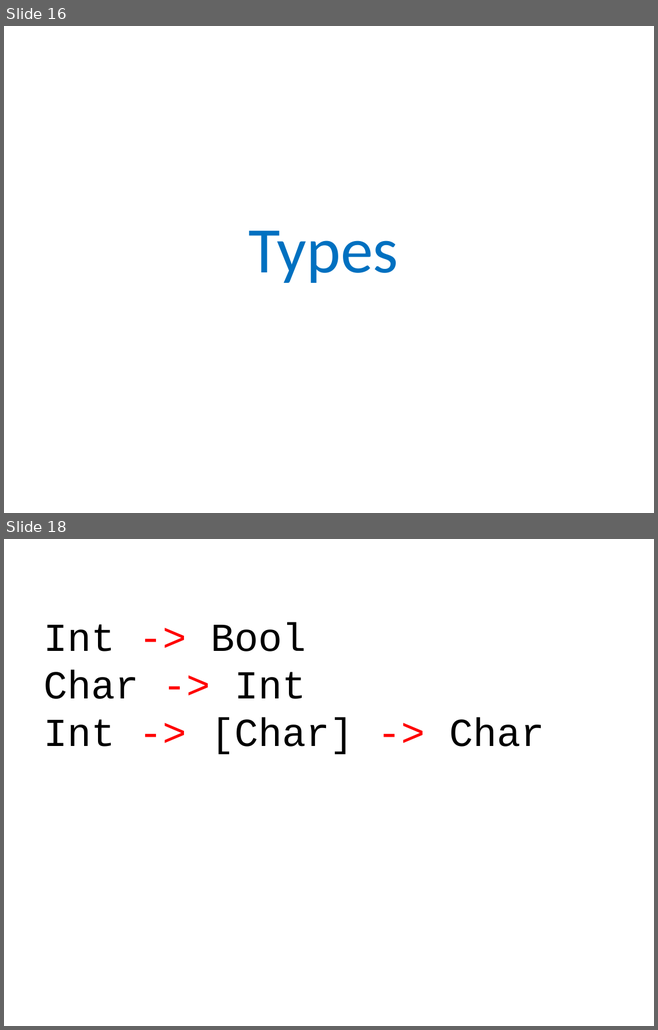
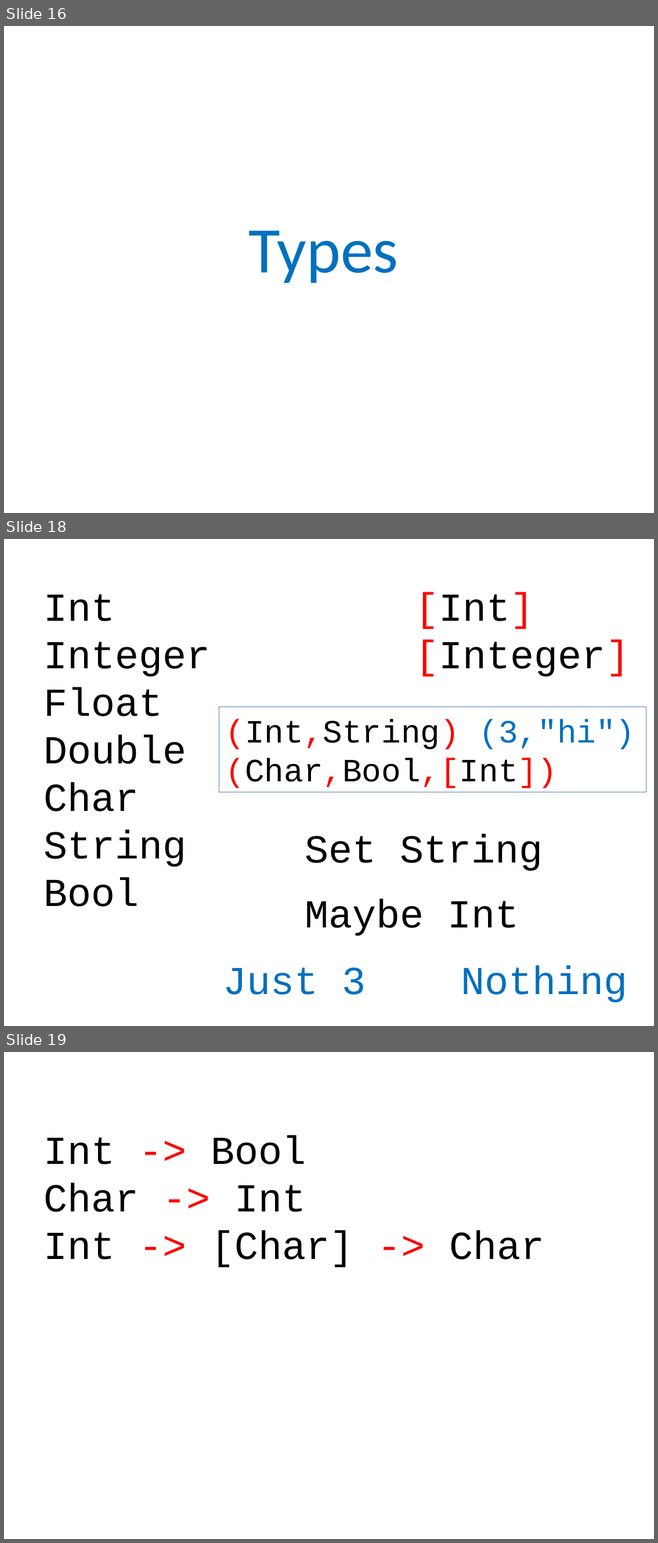
Before and after one commit to dominicprior/beginning-haskell-course, a slide deck: beginning-haskell.pptx. Shown one above the other, each under a label of ours: slides 16 and 18 before the commit, slides 16, 18 and 19 after it; the slides between them are not shown. The pictures are 658x1030 and 658x1543 pixels, drawn with LibreOffice and Linux fonts; fonts in the diff are those of the drawing. Boxes give left, top, right and bottom in pixels: in the first picture for what was removed or moved away, otherwise in the second. Text is boxed around its words. In the diff, an @@ line names an element or a change of style, - is before the commit and + after.

Commit message:
Add tuples, Set and Maybe

```diff
--- a/beginning-haskell.pptx
+++ b/beginning-haskell.pptx
@@ slide 18 added at <box>4,539,654,1026</box>, background #FFFFFF @@
@@ text added at <box>43,594,210,907</box>, 44 pt, text #000000 @@
+Int
+Integer
+Float
+Double
+Char
+String
+Bool
@@ text added at <box>415,592,629,677</box>, 44 pt, text #000000 @@
+[Int]
+[Integer]
@@ rectangle added at <box>219,707,646,792</box>, outline #4F81BD 0.75 pt, 36 pt, text #000000 @@
+(Int,String) (3,"hi")
+(Char,Bool,[Int])
@@ text added at <box>304,834,542,871</box>, 44 pt, text #000000 @@
+Set String
@@ text added at <box>304,899,518,936</box>, 44 pt, text #000000 @@
+Maybe Int
@@ text added at <box>223,965,628,1002</box>, 44 pt, text #0070C0 @@
+Just 3 Nothing
@@ what was slide 18 is now slide 19 @@
```
Also in this commit, not shown: 3 slides changed.
